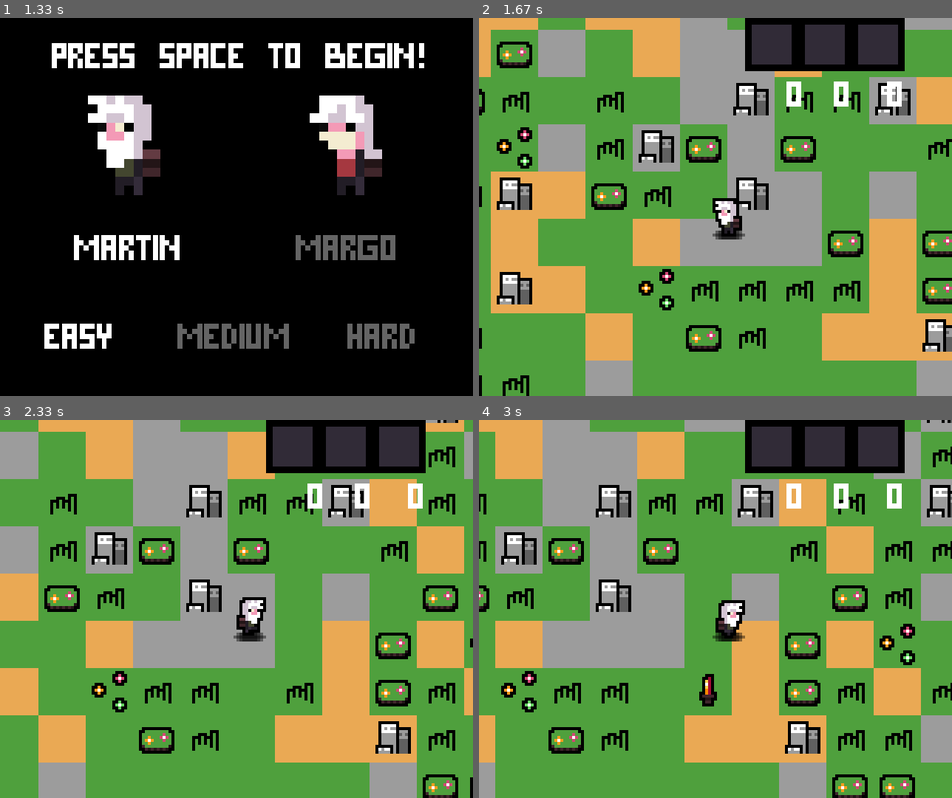
Above: before the commit, frames 1-4 (two rows, left to right).
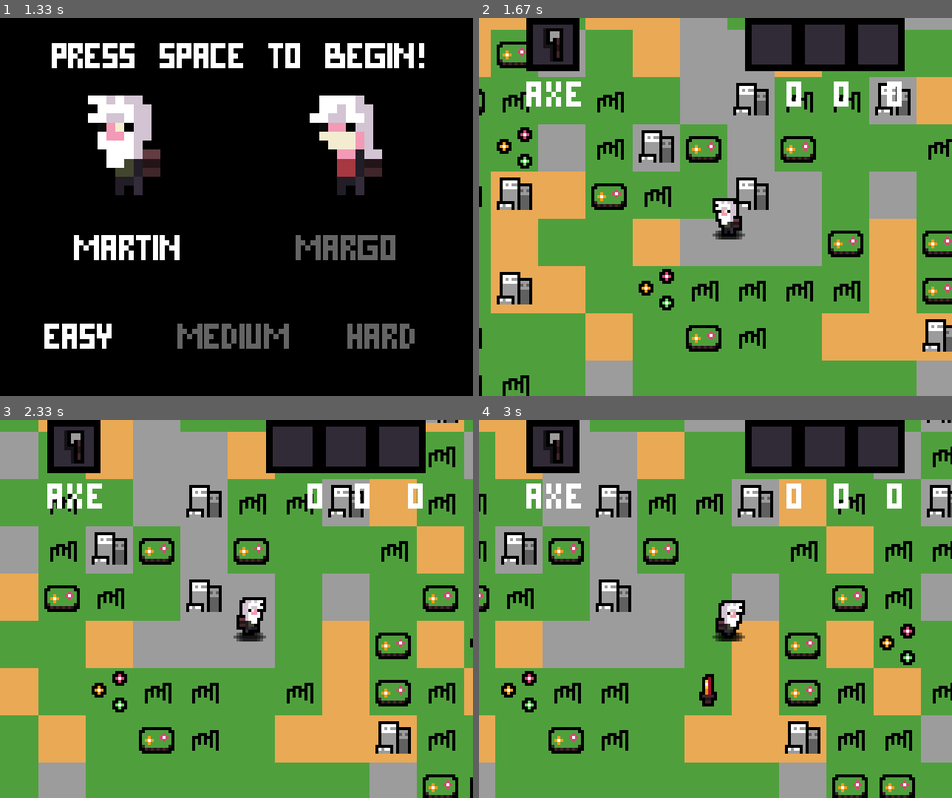
Above: after the commit, the same moments.

Repository: evilrise7/hostage
Game: pygame game, started from yandexpygame.py
Same seed, same stepped clock (60 frames per second), same inputs: the game is played once before the commit and once after it.
Inputs (mouse positions are in pixels of both pictures, inside the frame that each line leads up to):
- Up to frame 1 (1.33 s): click "Start Game" at 0.38 s; click "MARTIN" at 0.72 s; click "EASY" at 1.05 s
- Up to frame 2 (1.67 s): tap Space at 1.33 s
- Up to frame 3 (2.33 s): hold O 1.67-2.13 s; hold D 1.67-2.13 s; move the mouse to (293, 643) at 1.7 s; hold O from 2.17 s (still down); hold D from 2.17 s (still down); move the mouse to (245, 480) at 2.2 s; tap Space at 2.23 s
- Up to frame 4 (3 s): tap Space at 2.53, 2.73 s; release O at 2.63 s; release D at 2.63 s; hold D from 2.67 s (still down)

Frame 1 is identical in both runs. In frame 2, 1.9% of the frame differs, in the area x 10-22%, y 0-24%; in frame 3, 2.0%; in frame 4, 2.0%.

Commit message:
Топор и Ножницы, переключение

Diff:
--- a/yandexpygame.py
+++ b/yandexpygame.py
@@ -272,6 +272,8 @@
     def __init__(self, difficult="easy", boyorgirl="male"):
         self.clear_tiles()
 
+        self.tool = "axe"
+
         self.pause = False
         self.dt = 0
         self.FPS = 100
@@ -572,6 +574,12 @@
                                 drop_group.update()
                                 ifdestroy = False
 
+                        if event.key == pg.K_o:
+                            if self.tool == "axe":
+                                self.tool = "scissors"
+                            else:
+                                self.tool = "axe"
+
                 if event.type == pg.KEYUP:
                     if not self.pause:
                         if event.key == pg.K_a or event.key == pg.K_w \
@@ -593,6 +601,13 @@
                 self.inventory.render()
                 inventory_group.update()
                 inventory_group.draw(screen)
+
+                axe_scissors = load_image(str(self.tool) + ".png")
+                axe_scissors = pg.transform.scale(axe_scissors, (72, 72))
+
+                screen.blit(start_menu_text.render(str(self.tool),
+                                                   0, (255, 255, 255)), (64, 72))
+                screen.blit(axe_scissors, (64, 0))
 
             pg.display.flip()
         open_Menu()
Binary file added: sprites/axe.png
Binary file added: sprites/scissors.png
